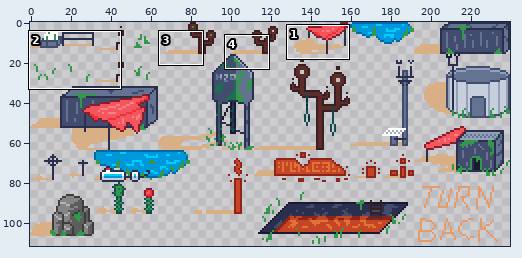
File history of a sprite sheet, assets/stage_resources/tileset.png. Above: a wide view before the commit, with the close-up outlined.
Close-up. Old version:
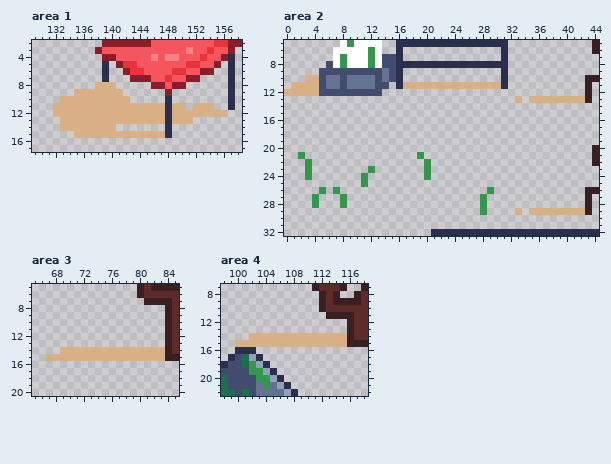
The file is 240x112 pixels. Shown: area 1: x 129..158, y 2..17; area 2: x 0..44, y 5..32; area 3: x 65..85, y 5..20; area 4: x 98..118, y 7..22. The commit also changed other parts of the picture, which this record leaves out.
The result:
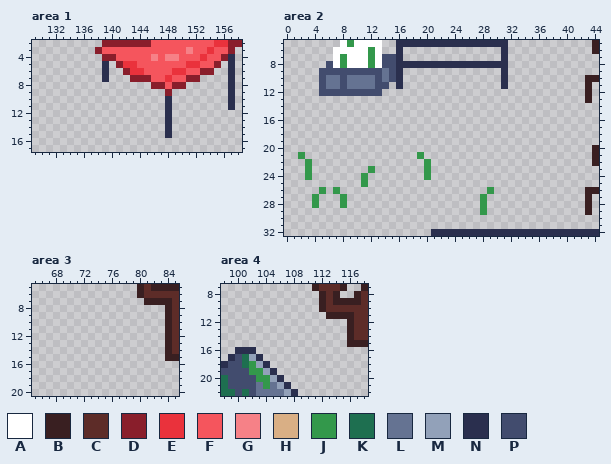
Palette (. is transparent): A #ffffff  B #391f21  C #5d2c28  D #891e2b  E #ea323c  F #f5555d  G #f68187  H #d9af85  J #33984b  K #1e6f50  L #657392  M #92a1b9  N #2a2f4e  P #424c6e
Difference:
Area 1:
The edit erases colour H in row 8 at x 138 to 140; in row 9 at x 135 to 141; in row 10 at x 133 to 142; in row 11 at x 132 to 147, 149 to 150 and 152 to 154; in row 12 at x 132 to 147 and 149 to 156; in row 13 at x 133 to 147 and 149 to 151.
The edit erases colour H in row 14 at x 133 to 140; in row 15 at x 135 to 147.
Area 2:
The edit erases colour H in row 10 at x 3 to 4; in row 11 at x 1 to 4 and 17 to 30; in row 12 at x 0 to 4; in row 13 at x 33 and 35 to 42; in row 29 at x 33 and 35 to 42.
Area 3:
The edit erases colour H in row 14 at x 69 to 83; in row 15 at x 67 to 83.
Area 4:
The edit erases colour H in row 14 at x 102 to 115; in row 15 at x 100 to 115.
